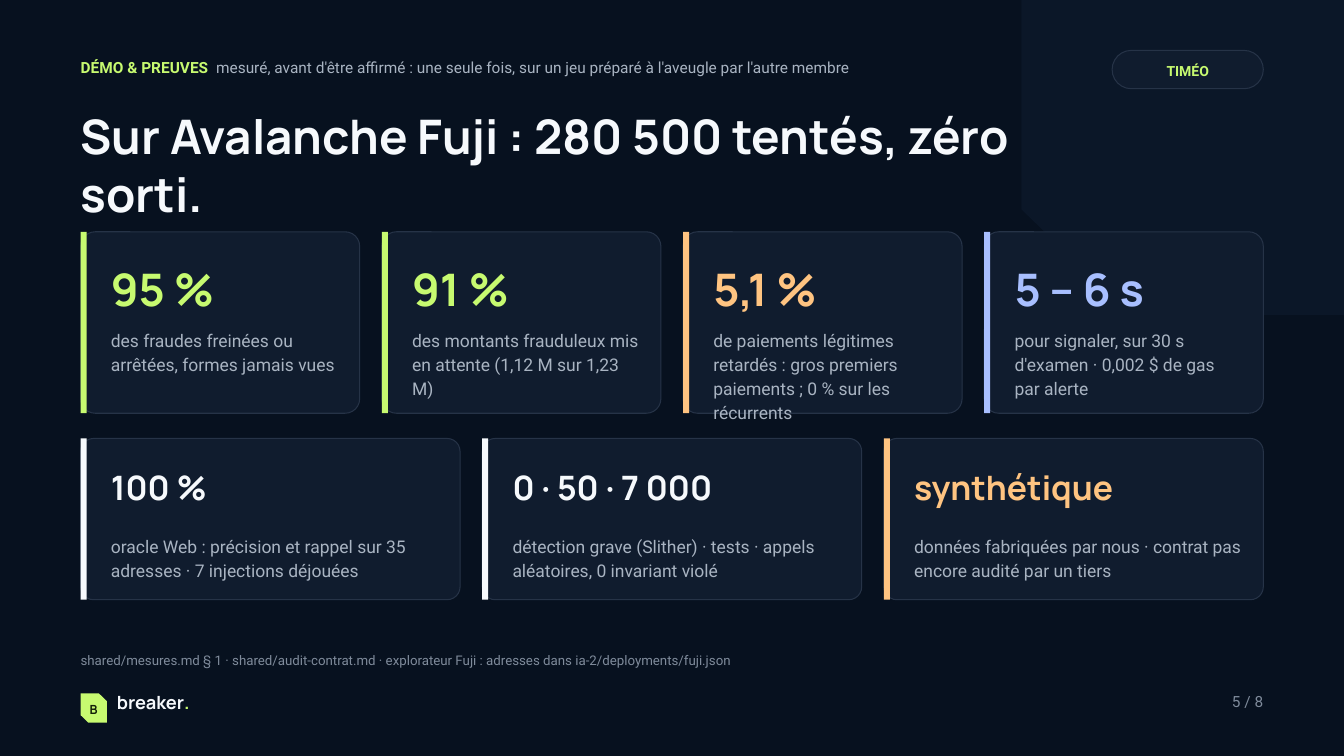
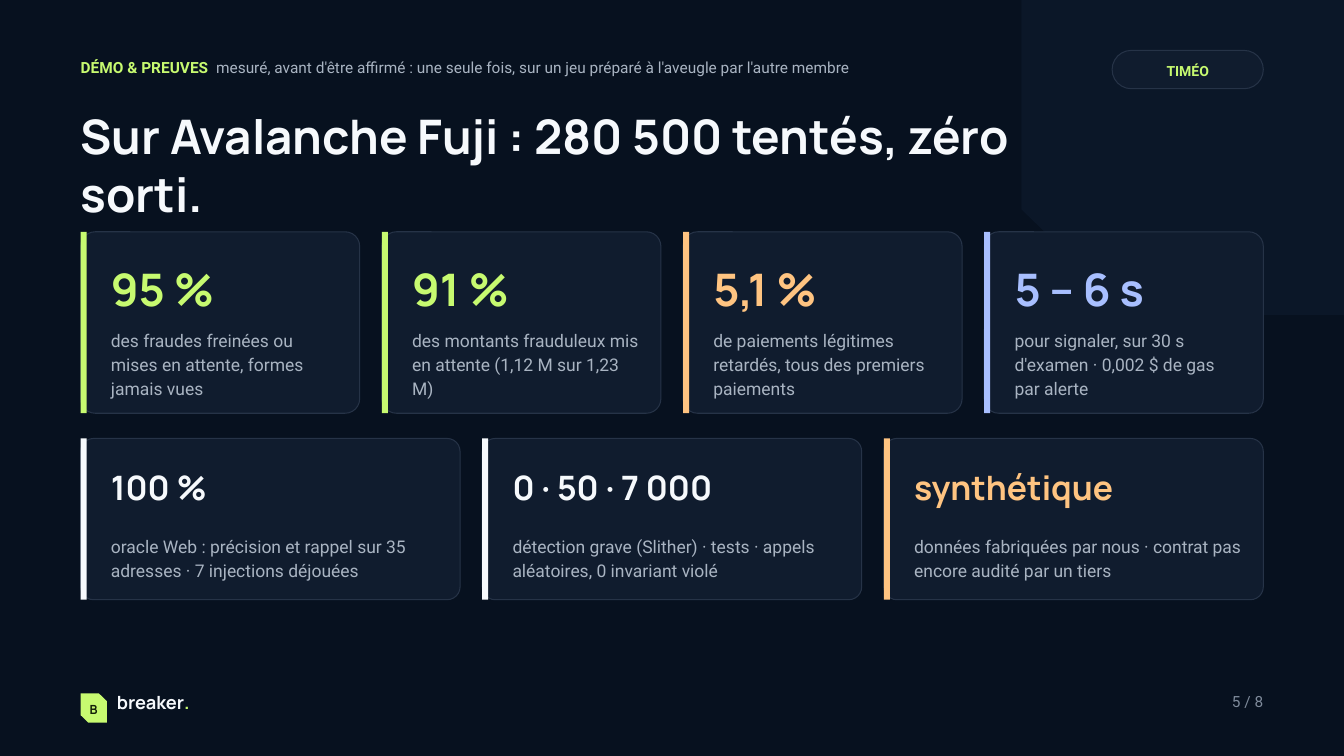
Before and after one commit to veryromain/hackathon-ia-cyber-romain-timeo, a slide deck: slide 5 of shared/pitch/Breaker-pitch.pptx. Drawn at 1344x756 pixels with LibreOffice and Linux fonts; fonts in the diff are those of the drawing. Boxes give left, top, right and bottom in pixels: in the first picture for what was removed or moved away, otherwise in the second. Text is boxed around its words. In the diff, an @@ line names an element or a change of style, - is before the commit and + after.

Commit message:
[shared] retours de Romain : vocabulaire, Cosignataire dès Standard, point mort 10 clients, deck corrigé

```diff
--- a/shared/pitch/Breaker-pitch.pptx
+++ b/shared/pitch/Breaker-pitch.pptx
@@ text at [111,333,304,399]: text changed @@
-des fraudes freinées ou arrêtées, formes jamais vues
+des fraudes freinées ou mises en attente, formes jamais vues
@@ text at [713,334,925,399]: text changed @@
-de paiements légitimes retardés : gros premiers paiements ; 0 % sur les récurrents
+de paiements légitimes retardés, tous des premiers paiements
@@ text removed at [81,655,730,668] @@
-shared/mesures.md § 1 · shared/audit-contrat.md · explorateur Fuji : adresses dans ia-2/deployments/fuji.json
```
Also in this commit, not shown: 7 other slides changed, 7 other files.
